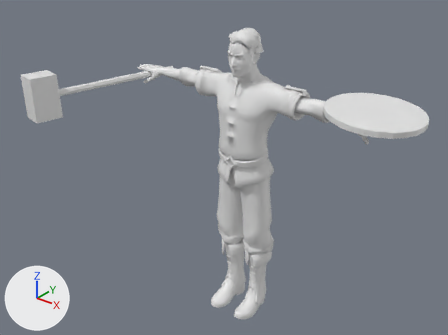
The glTF model unity/Tools~/models/heroes_hd/SB_Hero_holt_HD.glb: old version first, new version second.
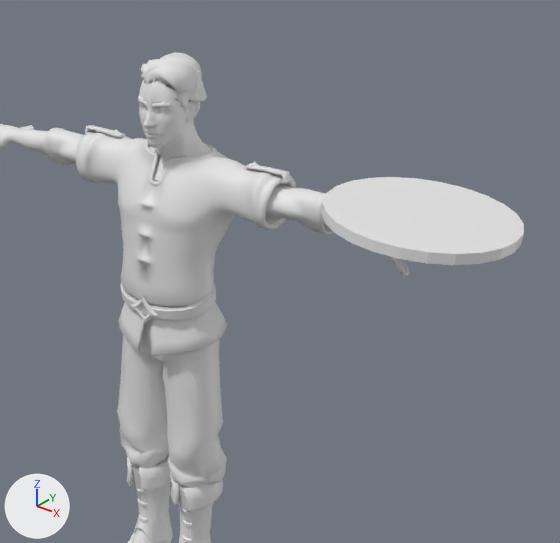
Each version appears first whole from a 50 mm camera at (2.02, -2.71, 2.63) aimed at (-0.02, -0.15, 1.05), and next in a close-up on the part from 35% to 100% of the width and 0% to 85% of the height. Every picture has the same lights, and +X, +Y and +Z are marked at lower left. The older version's two pictures come first. Vertices at exactly the same position are counted once.

Names of what the first close-up shows: 'SB_Hero_holt'.
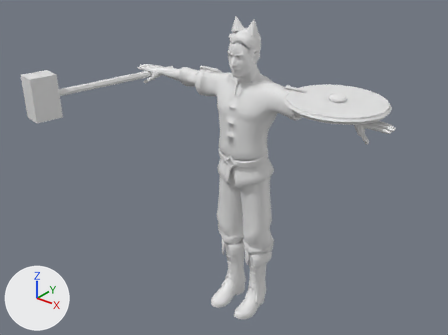
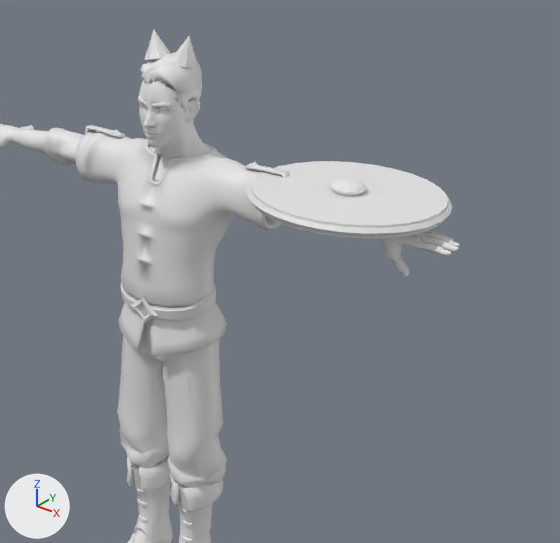
Changed parts and their boxes (x1, y1, x2, y2) in the close-ups (560 x 543 px; the box of a moved part takes in the faces that stretch with it):
'SB_Hero_holt', reshaped
    before: (0, 53, 524, 543)
    after: (0, 30, 460, 543)
part 1 of me_face, added
    after: (252, 161, 448, 238)
part 2 of me_face, added
    after: (330, 177, 367, 196)
part 3 of me_face, moved or reshaped (not visible before)
    after: (144, 30, 171, 60)
part 4 of me_face, moved or reshaped
    before: (188, 70, 207, 101)
    after: (174, 36, 198, 67)
part 5 of me_face, added
    after: (247, 182, 452, 237)
part 6 of me_face, cut back
    before: (4, 62, 524, 265)
    after: (4, 62, 454, 242)

What the commit changed:
me_face is used by ob_sb_hero_holt; location (0.0, 0.0, 0.0).
me_face had 10647 vertices, 19672 faces and spanned x -1.08..1.05, y -0.76..0.32, z -0.01..1.84.
me_face now has 10422 vertices, 19439 faces and spans x -1.08..0.9, y -0.76..0.33, z -0.01..1.9.
me_face part 1: a new loose piece, a 28-sided cylinder along z spanning x 0.293..0.833, y -0.181..0.319, z 1.498..1.533.
me_face part 2: a new loose piece, a UV sphere (12 segments, 6 rings, poles along z) spanning x 0.513..0.613, y 0.019..0.119, z 1.523..1.568.
me_face part 3: the loose piece of 9 vertices spanning x -0.11..-0.03, y -0.01..0.07, z 1.72..1.8 is moved by (0.02, -0.02, 0.1).
me_face part 4: the loose piece of 9 vertices spanning x 0.03..0.11, y -0.01..0.07, z 1.72..1.8 is moved by (-0.02, -0.02, 0.1).
me_face part 5: a new loose piece of 140 vertices spanning x 0.28..0.85, y -0.19..0.33, z 1.5..1.53.
me_face part 6: 47 vertices moved within x -0.87..0.87, y -0.11..0.13, z 1.38..1.81; 132 vertices removed from x -0.87..1.05, y -0.2..0.32, z 1.38..1.81; 41 vertices added at x -0.86..0.86, y -0.11..0.13, z 1.41..1.81.
Other edits to the shape of me_face do not show in these pictures.
